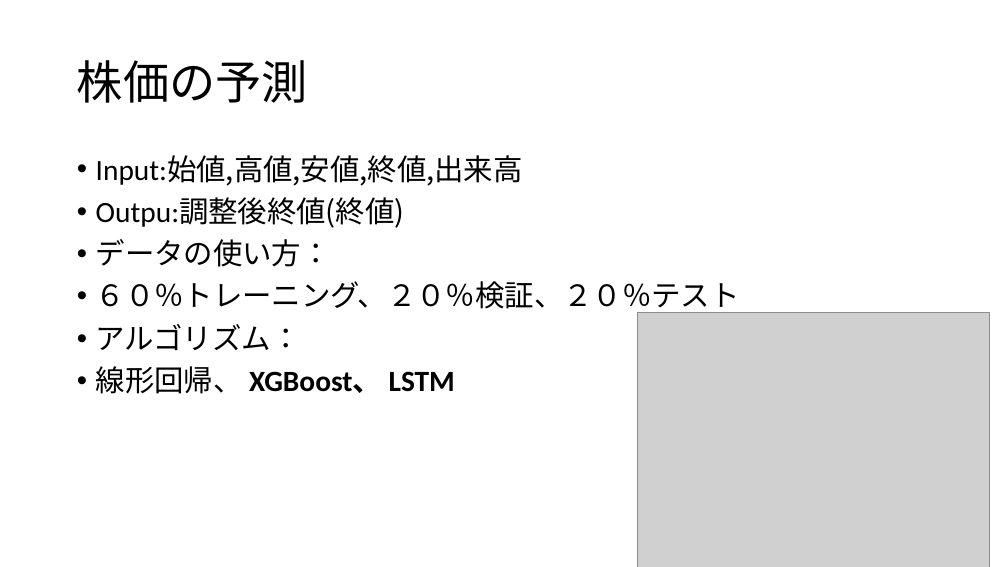
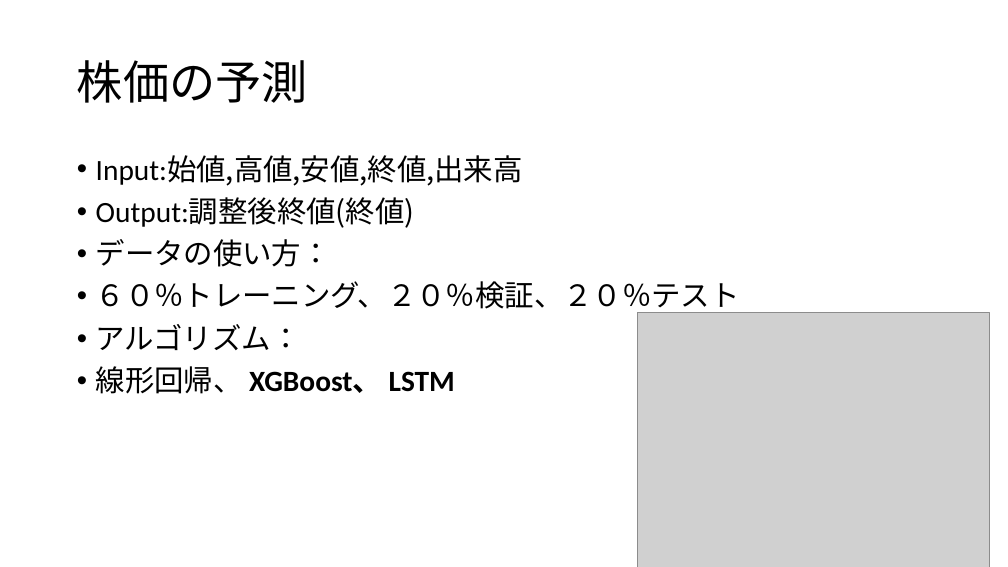
Before and after one commit to breeze934/N1, a slide deck: slide 3 of Introduction.pptx. Drawn at 1008x567 pixels with LibreOffice and Linux fonts; fonts in the diff are those of the drawing; grey boxes stand for pictures. Boxes give left, top, right and bottom in pixels: in the first picture for what was removed or moved away, otherwise in the second. Text is boxed around its words. In the diff, an @@ line names an element or a change of style, - is before the commit and + after.

```diff
--- a/Introduction.pptx
+++ b/Introduction.pptx
@@ text at bbox=[96, 197, 415, 228]: text changed @@
-• Outpu:調整後終値(終値)
+• Output:調整後終値(終値)
```
